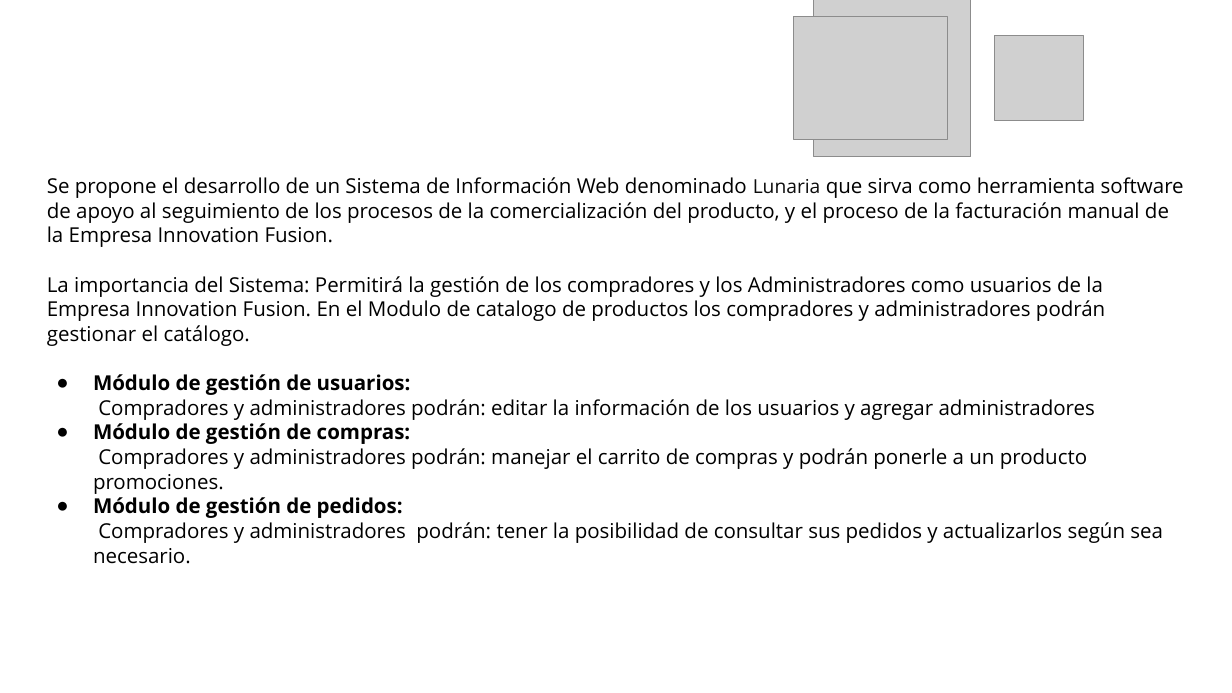
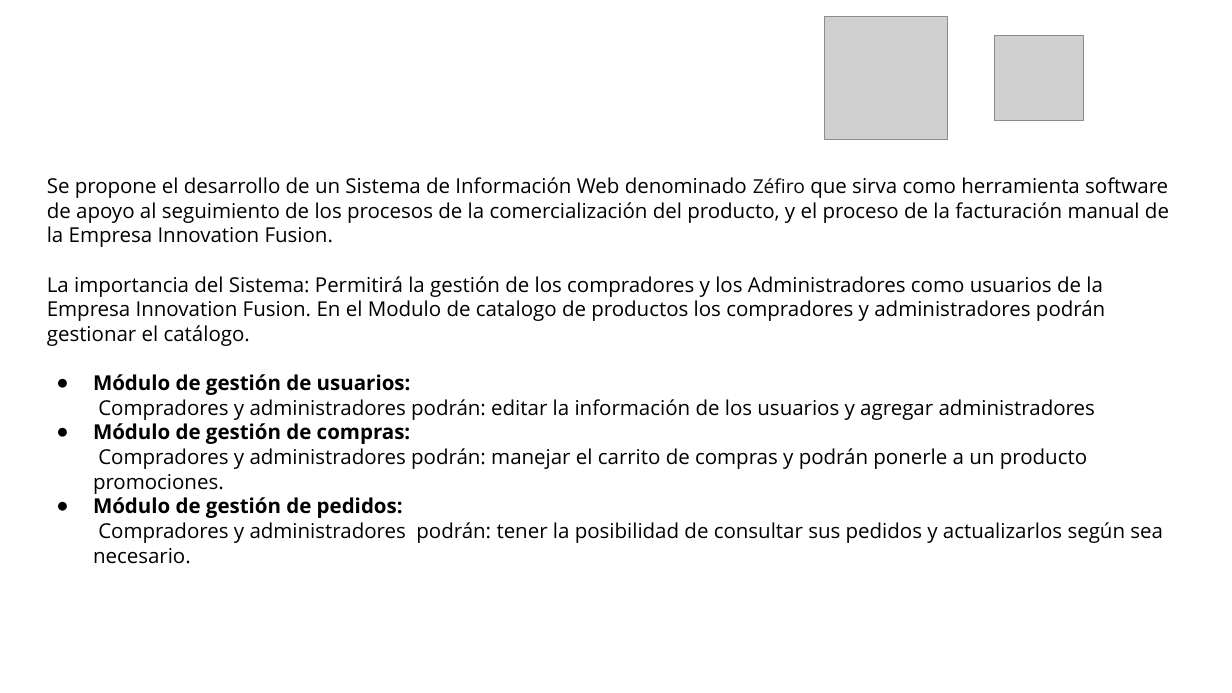
Before and after one commit to Katherin-22/Innovation_Fusion, a slide deck: slide 10 of 01_proyecto/trim1/01_contextualizacion_proyecto/Presentación del Proyecto.pptx (slide 9 before the commit). Drawn at 1232x693 pixels with LibreOffice and Linux fonts; fonts in the diff are those of the drawing; grey boxes stand for pictures; background and template pictures are left out. Boxes give left, top, right and bottom in pixels: in the first picture for what was removed or moved away, otherwise in the second. Text is boxed around its words. In the diff, an @@ line names an element or a change of style, - is before the commit and + after.

```diff
--- a/01_proyecto/trim1/01_contextualizacion_proyecto/Presentación del Proyecto.pptx
+++ b/01_proyecto/trim1/01_contextualizacion_proyecto/Presentación del Proyecto.pptx
@@ picture removed at (813,0,970,156) @@
@@ picture: place and size @@
-picture at (794,17,947,140)
+picture at (824,17,947,140)
@@ text at (47,177,1169,247): text changed @@
-Se propone el desarrollo de un Sistema de Información Web denominado Lunaria que sirva como herramienta software de apoyo al seguimiento de los procesos de la comercialización del producto, y el proceso de la facturación manual de la Empresa Innovation Fusion.
+Se propone el desarrollo de un Sistema de Información Web denominado Zéfiro que sirva como herramienta software de apoyo al seguimiento de los procesos de la comercialización del producto, y el proceso de la facturación manual de la Empresa Innovation Fusion.
```
Also in this commit, not shown: 9 other slides changed, 1 slide added.
